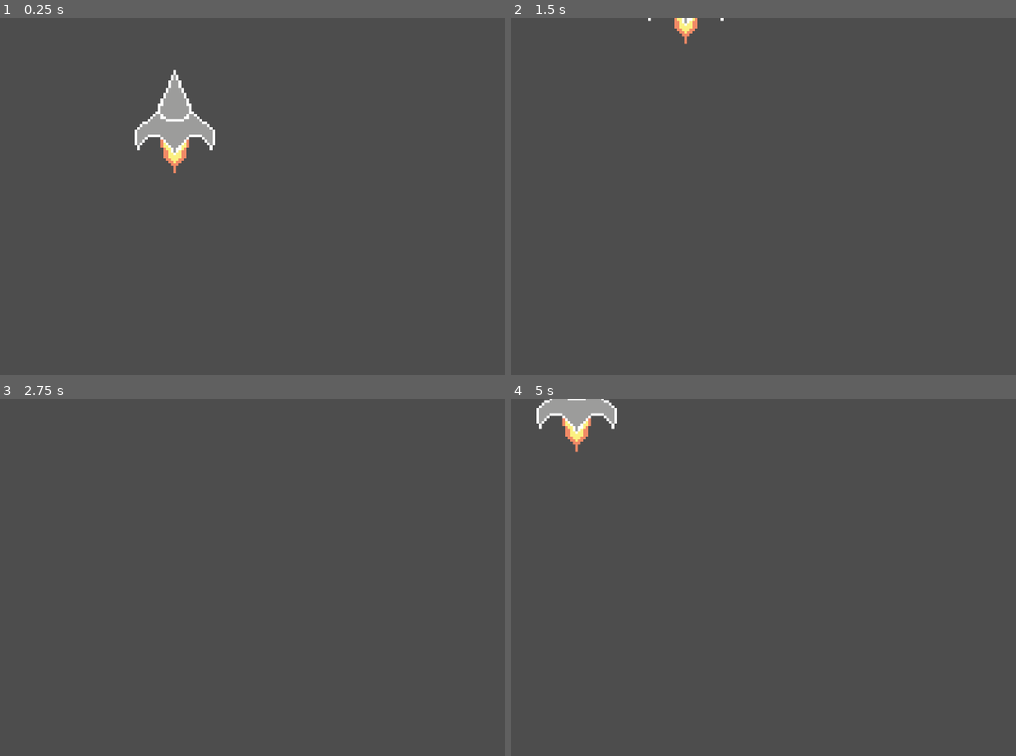
Above: before the commit, frames 1-4 (two rows, left to right).
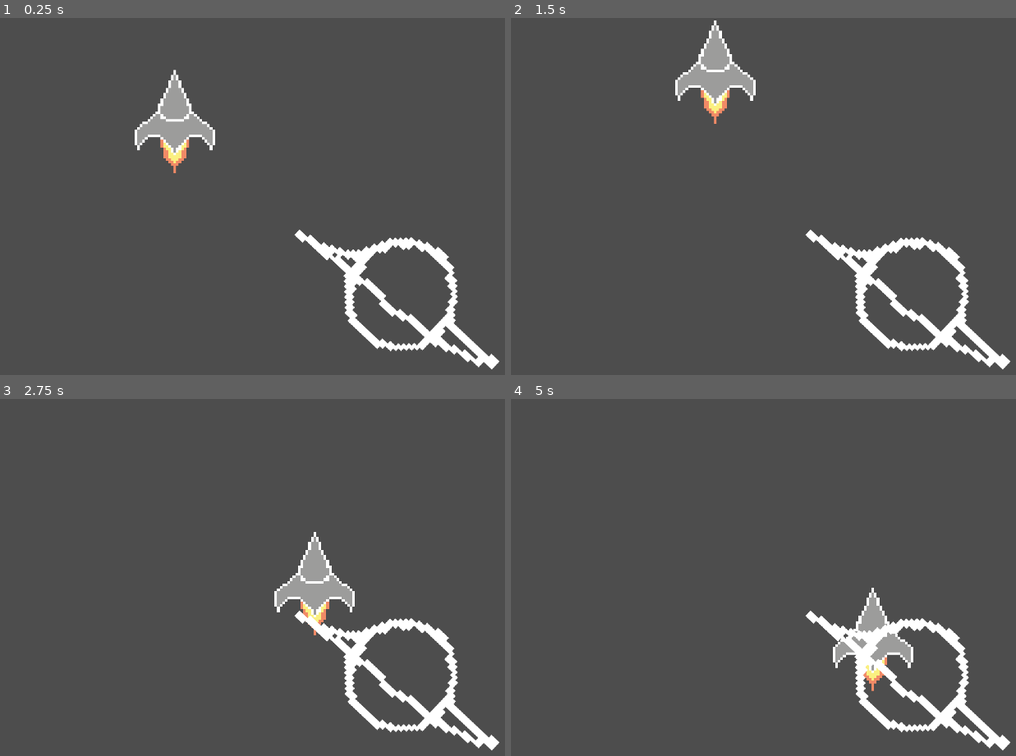
Above: after the commit, the same moments.

Repository: Middovaar/DeepGames-II
Game: Godot game, scene res://game.tscn
Two runs of this game, one before a commit and one after it. Both use one fixed random seed, a clock stepped at 60 frames per second and the inputs below.
Inputs:
- Up to frame 1 (0.25 s): no input
- Up to frame 2 (1.5 s): tap Enter at 0.5 s; hold W (up) from 0.53 s (still down)
- Up to frame 3 (2.75 s): release W (up) at 2.03 s; hold A (left) from 2.03 s (still down)
- Up to frame 4 (5 s): release A (left) at 3.53 s; hold S (down) 3.53-4.28 s; hold D (right) from 4.28 s (still down)

The runs differ from the first frame. In frame 1, 3.0% of the frame differs, in the area x 58-99%, y 59-99%; in frame 2, 5.1%; in frame 3, 4.8%; in frame 4, 5.4%, in the area x 5-99%, y 0-99%.

Commit message:
added blackhole mechanic

Diff:
--- a/# Assets/Spaceship/spaceship.gd
+++ b/# Assets/Spaceship/spaceship.gd
@@ -8,8 +8,23 @@
 		var input_direction = Input.get_vector("left", "right", "up", "down")
 		velocity = input_direction * speed
 
-func _physics_process(delta):
+var auto_target: Node2D = null
+
+
+func start_auto_flight(target: Node2D) -> void:
+	auto_target = target
+	isActive = false
+
+func stop_auto_flight() -> void:
+	auto_target = null
+	velocity = Vector2.ZERO
+
+func _physics_process(_delta: float) -> void:
+	if auto_target != null:
+		velocity = global_position.direction_to(auto_target.global_position) * speed
+		move_and_slide()
+		return
+
 	if isActive:
 		get_input()
 		move_and_slide()
-	pass
--- /dev/null
+++ b/# Scripts/game.gd
@@ -0,0 +1,22 @@
+extends Node2D
+
+@onready var stage_manager = $StageManager
+@onready var spaceship = $Spaceship
+@onready var blackhole = $Blackhole
+
+
+func _ready() -> void:
+	stage_manager.stage_changed.connect(_on_stage_changed)
+	blackhole.body_entered.connect(_on_blackhole_body_entered)
+
+
+func _on_stage_changed(_old_stage: int, new_stage: int) -> void:
+	if new_stage == 5:
+		spaceship.start_auto_flight(blackhole)
+
+func _on_blackhole_body_entered(body: Node2D) -> void:
+	if body != spaceship or stage_manager.current_stage != 5:
+		return
+
+	spaceship.stop_auto_flight()
+	print("Reached black hole")
--- a/# Scripts/stage_manager.gd
+++ b/# Scripts/stage_manager.gd
@@ -16,7 +16,8 @@
 	if new_stage < 1 or new_stage > 5:
 		push_warning("Stage must be between 1 and 5.")
 		return
-
+	if current_stage == 5:
+		return
 	if new_stage == current_stage:
 		return
 
--- a/game.tscn
+++ b/game.tscn
@@ -1,13 +1,19 @@
 [gd_scene format=3 uid="uid://b3b86uod3ptlw"]
 
+[ext_resource type="Script" uid="uid://bwewl7op7ct8c" path="res://# Scripts/game.gd" id="1_7jktm"]
 [ext_resource type="PackedScene" uid="uid://dbx8ak5cjwvwq" path="res://# Assets/Spaceship/spaceship.tscn" id="1_80nbo"]
 [ext_resource type="Script" uid="uid://587vjakrw3do" path="res://# Scripts/stage_manager.gd" id="2_e2o6t"]
 [ext_resource type="Script" uid="uid://duq1r2rktyy31" path="res://# Scripts/stage_2_zone.gd" id="3_feb5d"]
+[ext_resource type="Texture2D" uid="uid://t8r1t85mubcv" path="res://# Assets/Art-Assets/Main/BlackHole.png" id="4_fc0e3"]
 
 [sub_resource type="RectangleShape2D" id="RectangleShape2D_e2o6t"]
 size = Vector2(400, 20)
 
+[sub_resource type="CircleShape2D" id="CircleShape2D_7jktm"]
+radius = 145.0
+
 [node name="main" type="Node2D" unique_id=812561369]
+script = ExtResource("1_7jktm")
 
 [node name="Spaceship" parent="." unique_id=315184584 groups=["player"] instance=ExtResource("1_80nbo")]
 position = Vector2(512, 304)
@@ -53,3 +59,13 @@
 
 [node name="CollisionShape2D" type="CollisionShape2D" parent="StageManager/Stage5Zone" unique_id=1044119280]
 shape = SubResource("RectangleShape2D_e2o6t")
+
+[node name="Blackhole" type="Area2D" parent="." unique_id=1863874516]
+position = Vector2(1161, 825)
+
+[node name="Sprite2D" type="Sprite2D" parent="Blackhole" unique_id=1067477491]
+texture = ExtResource("4_fc0e3")
+
+[node name="CollisionShape2D" type="CollisionShape2D" parent="Blackhole" unique_id=360167518]
+position = Vector2(11, -12)
+shape = SubResource("CircleShape2D_7jktm")
Not shown, added: # Assets/Art-Assets/Main/BlackHole.png.import
Not shown, added: # Scripts/game.gd.uid
